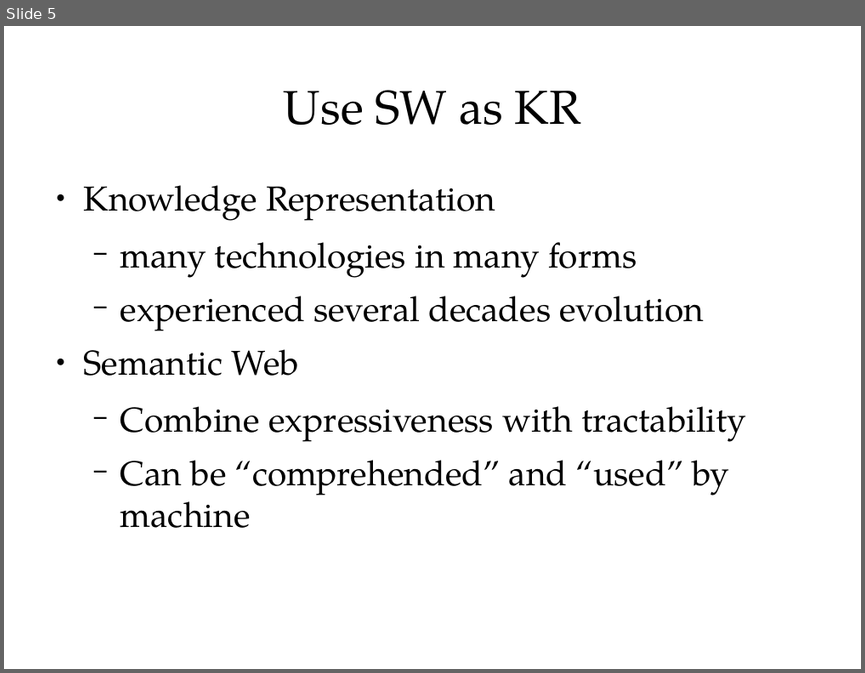
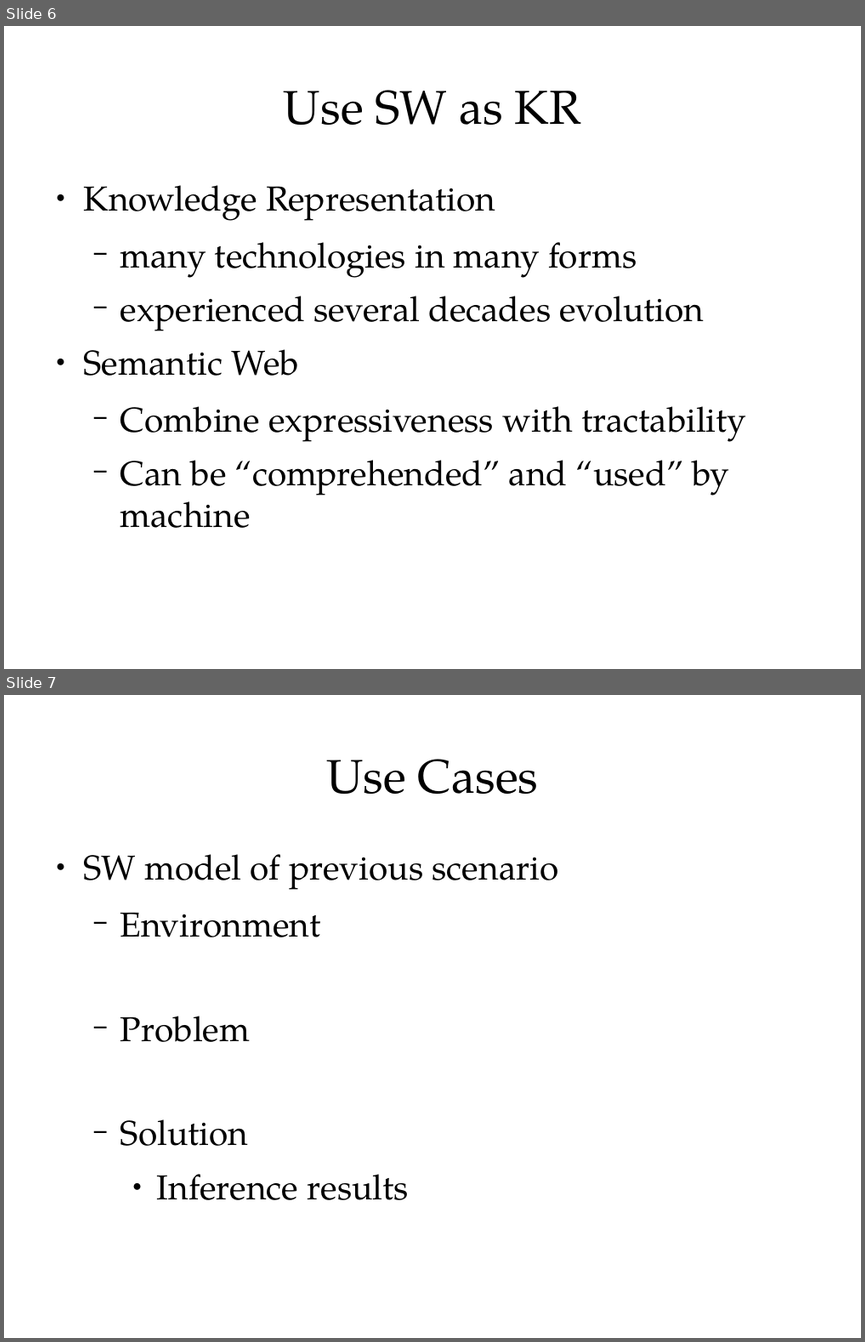
Before and after one commit to ShiZhan/fs-crawler, a slide deck: doc/oam.odp. Shown one above the other, each under a label of ours: slide 5 before the commit, slides 6 and 7 after it. The pictures are 865x673 and 865x1342 pixels, drawn with LibreOffice and Linux fonts; fonts in the diff are those of the drawing. Boxes give left, top, right and bottom in pixels: in the first picture for what was removed or moved away, otherwise in the second. Text is boxed around its words. In the diff, an @@ line names an element or a change of style, - is before the commit and + after.

```diff
--- a/doc/oam.odp
+++ b/doc/oam.odp
@@ slide 7 added at (4,695,861,1338), background #FFFFFF @@
@@ title added at (326,759,539,794), 44 pt, text #000000 @@
+Use Cases
@@ text added at (84,854,559,1200), 32 pt, text #000000 @@
+● SW model of previous scenario
+  − Environment
+  − Problem
+  − Solution
+    ● Inference results
@@ what was slide 5 is now slide 6 @@
```
Also in this commit, not shown: 1 slide changed, 2 other slides added, 2 slides removed.
